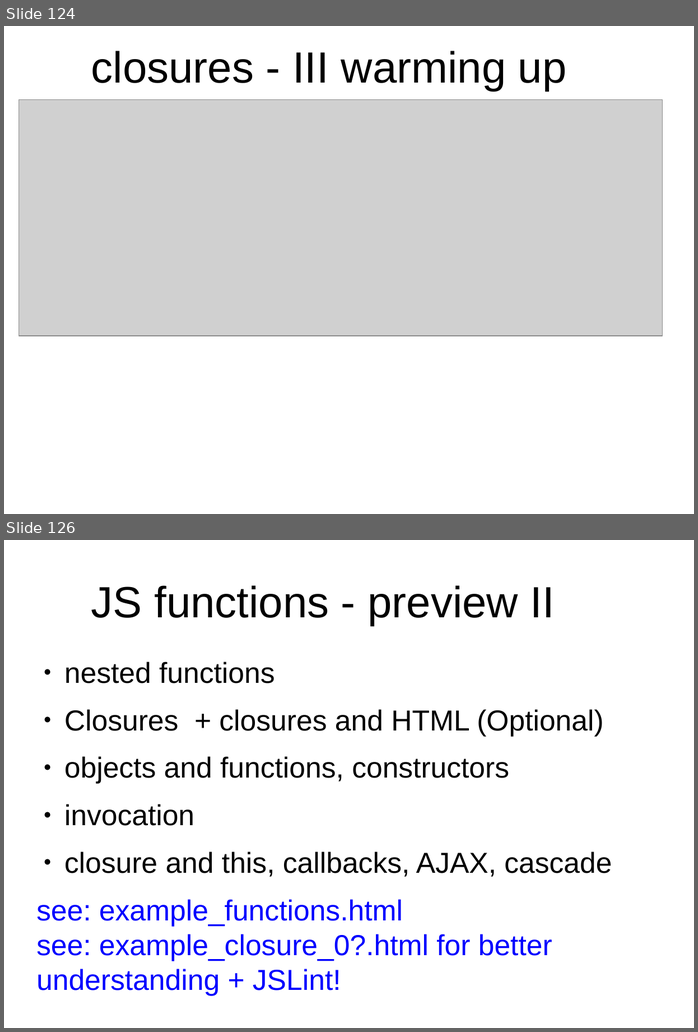
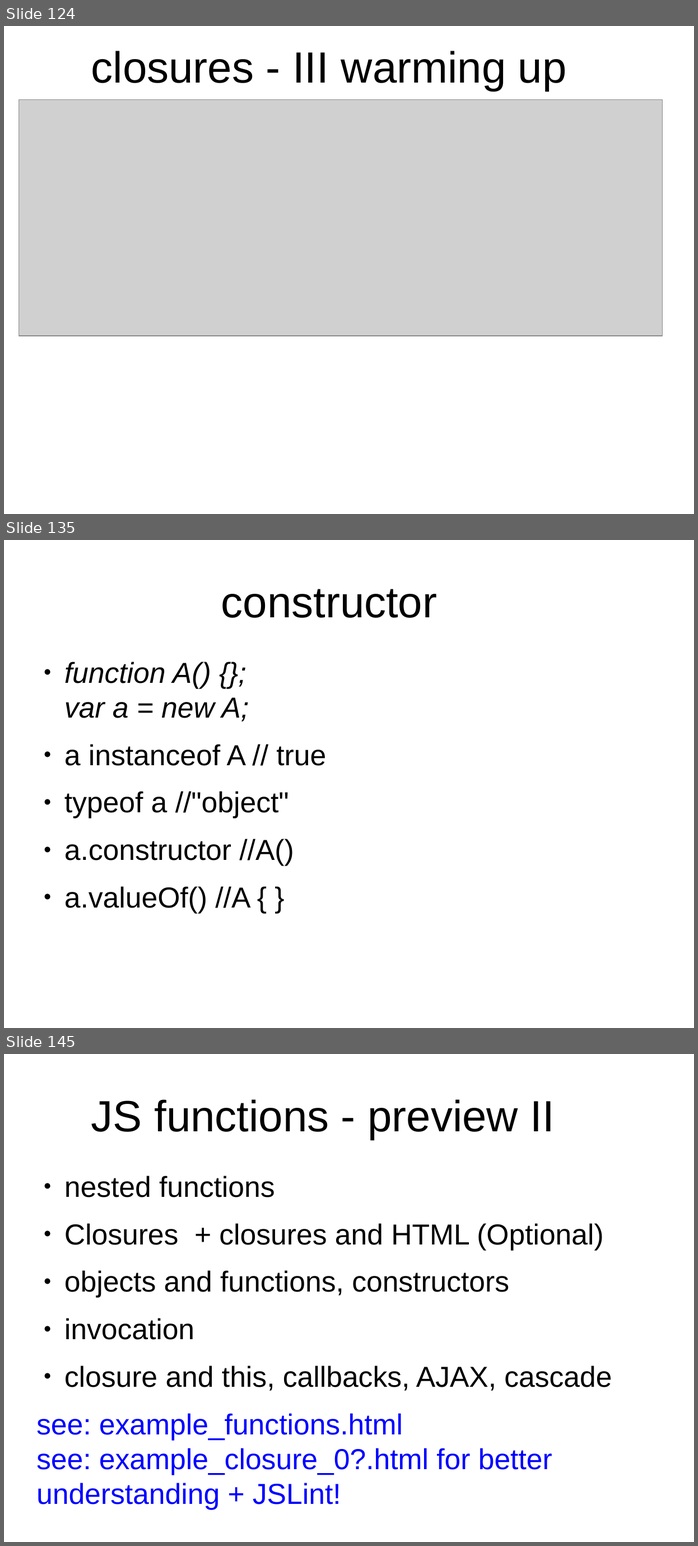
Before and after one commit to peterborkuti/other, a slide deck: JavaScriptBasics/jsbasics-slide.odp. Shown one above the other, each under a label of ours: slides 124 and 126 before the commit, slides 124, 135 and 145 after it; the slides between them are not shown. The pictures are 698x1032 and 698x1546 pixels, drawn with LibreOffice and Linux fonts; fonts in the diff are those of the drawing; grey boxes stand for pictures; background and template pictures are left out. Boxes give left, top, right and bottom in pixels: in the first picture for what was removed or moved away, otherwise in the second. Text is boxed around its words. In the diff, an @@ line names an element or a change of style, - is before the commit and + after.

```diff
--- a/JavaScriptBasics/jsbasics-slide.odp
+++ b/JavaScriptBasics/jsbasics-slide.odp
@@ slide 135 added at (4, 540, 694, 1028), background #FFFFFF @@
@@ title added at (221, 589, 437, 618), 53.3 pt, text #000000 @@
+constructor
@@ text added at (64, 662, 326, 914), 35.3 pt, text #000000 @@
+● function A() {};
+  var a = new A;
+● a instanceof A // true
+● typeof a //"object"
+● a.constructor //A()
+● a.valueOf() //A { }
@@ what was slide 126 is now slide 145 @@
```
Also in this commit, not shown: 19 other slides added, 1 slide removed, 1 other file.
